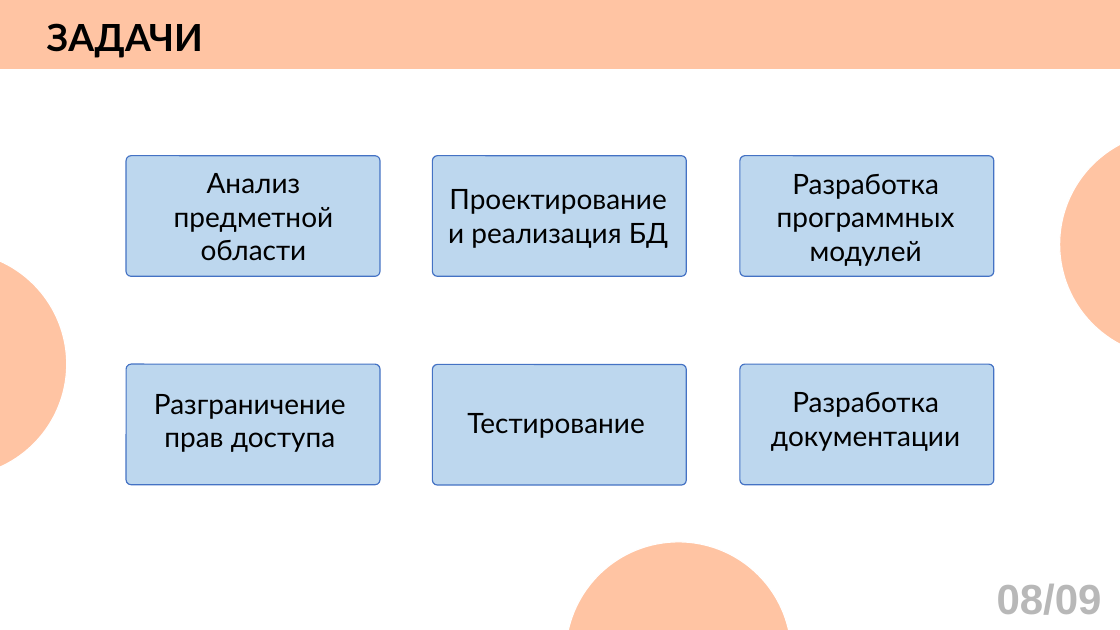
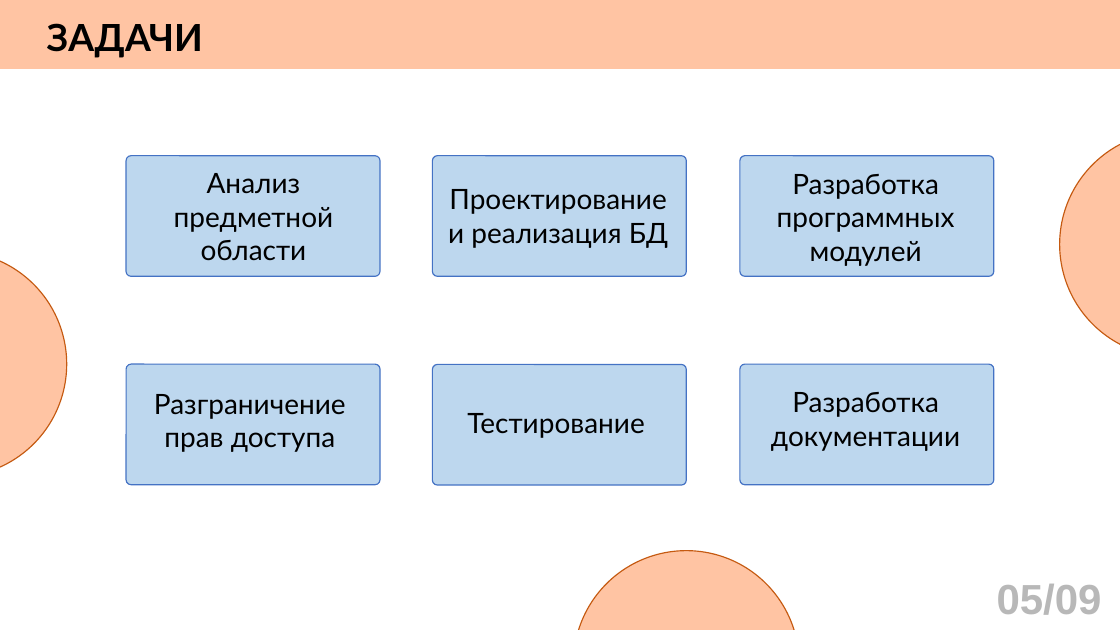
Before and after one commit to AngelGrinota/presentation, a slide deck: slide 5 of презентация.pptx. Drawn at 1120x630 pixels with LibreOffice and Linux fonts; fonts in the diff are those of the drawing. Boxes give left, top, right and bottom in pixels: in the first picture for what was removed or moved away, otherwise in the second. Text is boxed around its words. In the diff, an @@ line names an element or a change of style, - is before the commit and + after.

```diff
--- a/презентация.pptx
+++ b/презентация.pptx
@@ outline #FFFFFF 1 pt to #C55A11 1 pt in 3 elements at bbox=[1060, 132, 1120, 358], bbox=[0, 251, 67, 477], bbox=[574, 551, 800, 630] @@
@@ ellipse: place and size @@
-ellipse at bbox=[565, 542, 791, 630]
+ellipse at bbox=[574, 551, 800, 630]
@@ text at bbox=[997, 584, 1102, 615]: text changed @@
-08/09
+05/09
```
Also in this commit, not shown: 6 other slides changed, 1 other file.
